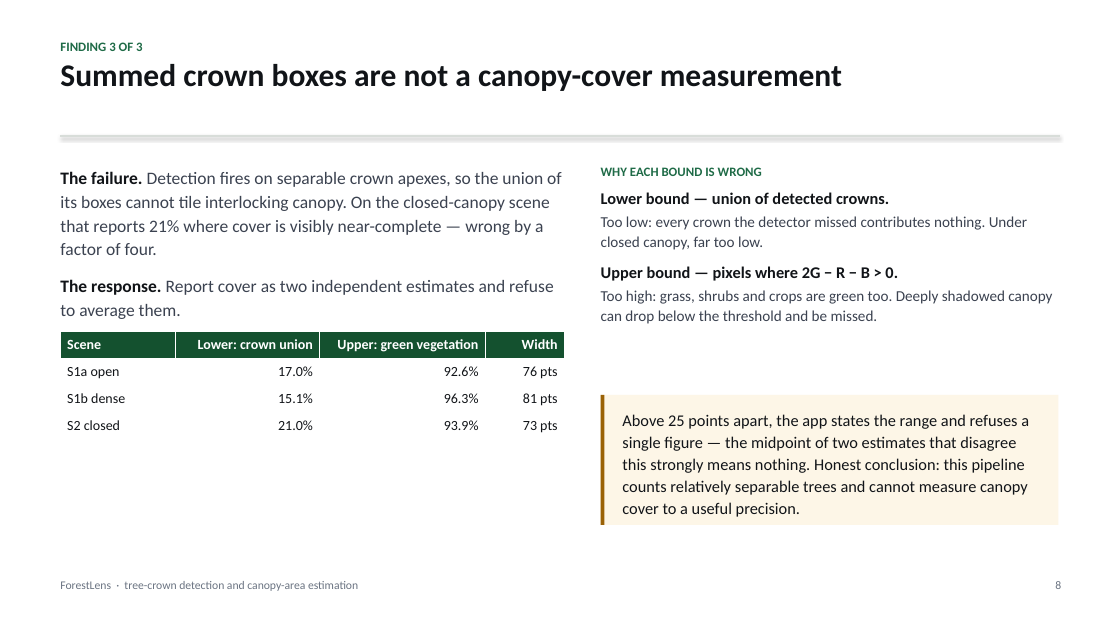
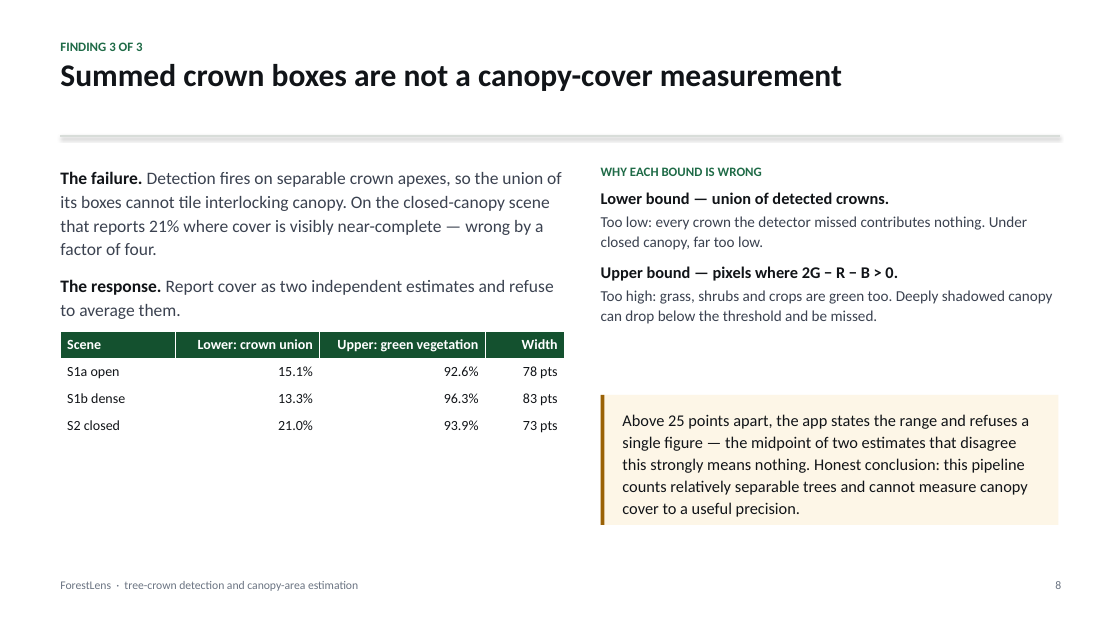
Before and after one commit to RAVIYADAV6522/forestlens, a slide deck: slide 8 of docs/report/ForestLens-deck.pptx. Drawn at 1120x630 pixels with LibreOffice and Linux fonts; fonts in the diff are those of the drawing. Boxes give left, top, right and bottom in pixels: in the first picture for what was removed or moved away, otherwise in the second. Text is boxed around its words. In the diff, an @@ line names an element or a change of style, - is before the commit and + after.

```diff
--- a/docs/report/ForestLens-deck.pptx
+++ b/docs/report/ForestLens-deck.pptx
@@ table at <box>60,332,564,439</box> @@
-row 2, column 2: 17.0%
+row 2, column 2: 15.1%
-row 2, column 4: 76 pts
+row 2, column 4: 78 pts
-row 3, column 2: 15.1%
+row 3, column 2: 13.3%
-row 3, column 4: 81 pts
+row 3, column 4: 83 pts
```
Also in this commit, not shown: 2 other slides changed, 14 other files.
